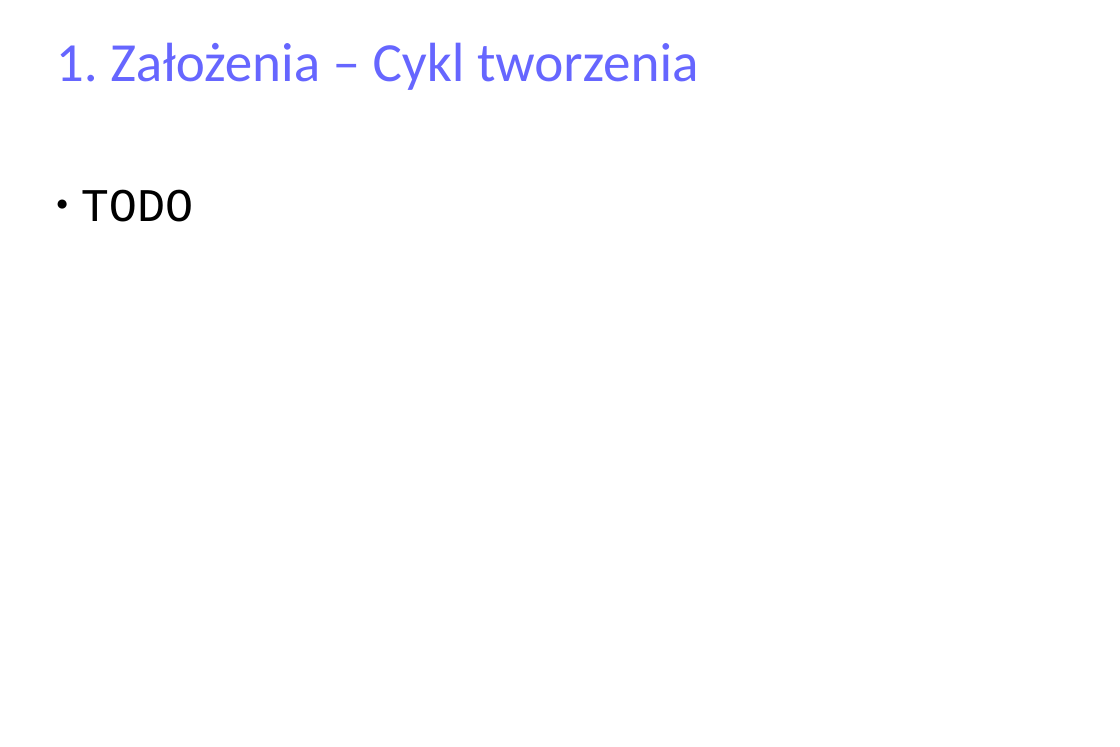
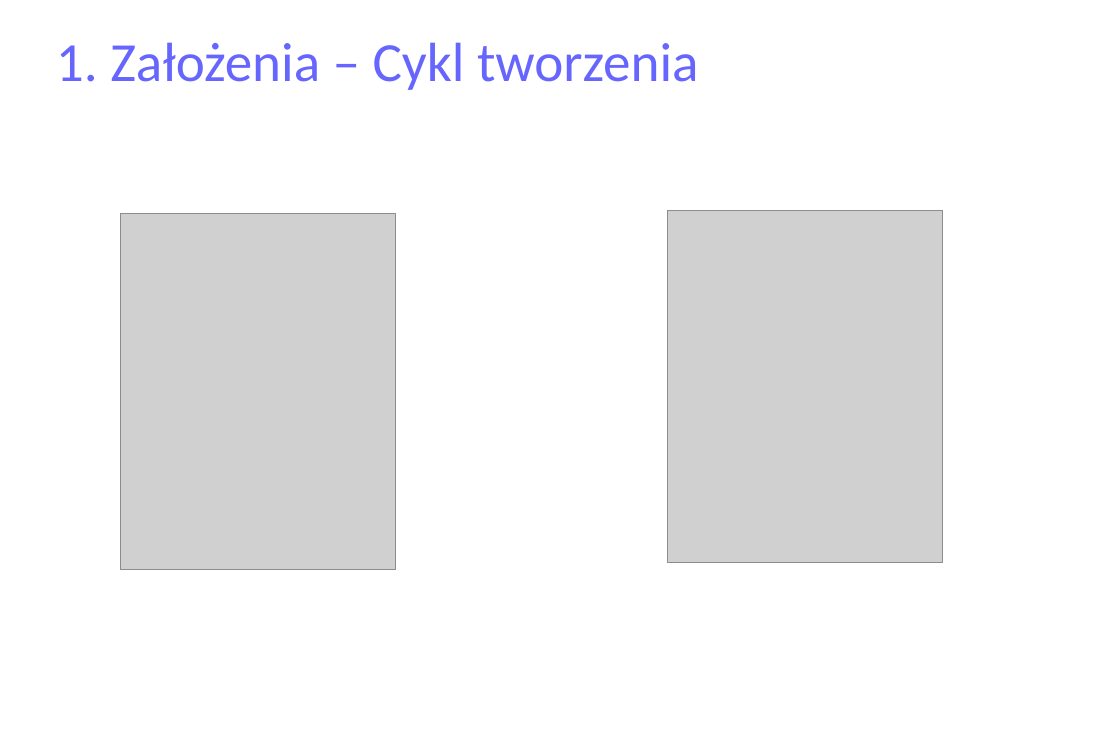
Before and after one commit to matulik/reinyzagam, a slide deck: slide 6 of Docs/presentation.odp. Drawn at 1120x747 pixels with LibreOffice and Linux fonts; fonts in the diff are those of the drawing; grey boxes stand for pictures. Boxes give left, top, right and bottom in pixels: in the first picture for what was removed or moved away, otherwise in the second. Text is boxed around its words. In the diff, an @@ line names an element or a change of style, - is before the commit and + after.

```diff
--- a/Docs/presentation.odp
+++ b/Docs/presentation.odp
@@ subtitle removed at bbox=[81, 189, 193, 222] @@
-● TODO
@@ picture added at bbox=[121, 213, 396, 569] @@
@@ picture added at bbox=[668, 211, 943, 562] @@
```
Also in this commit, not shown: 4 other slides changed, 12 slides added, 3 slides removed, 8 other files.
